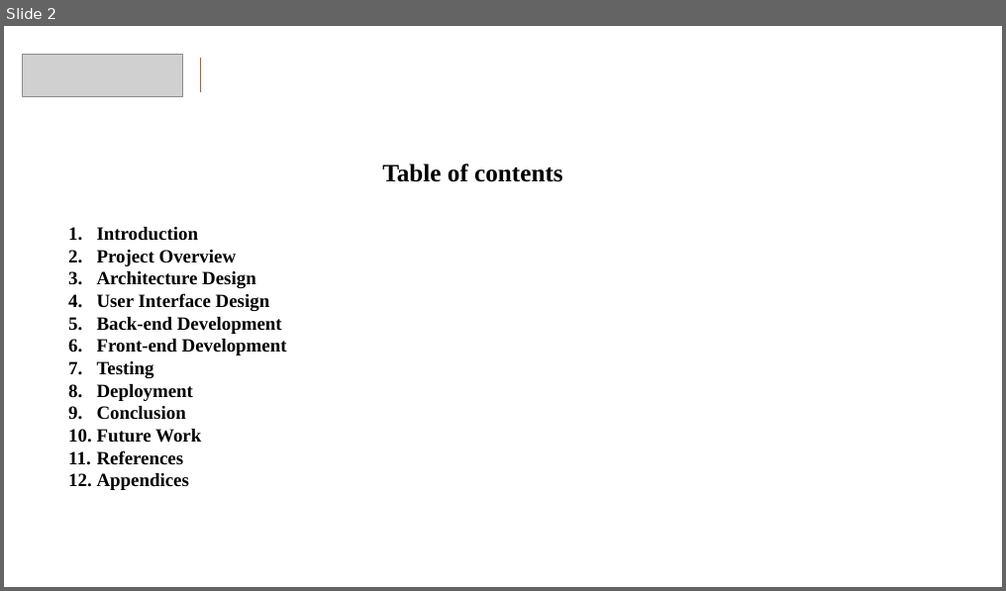
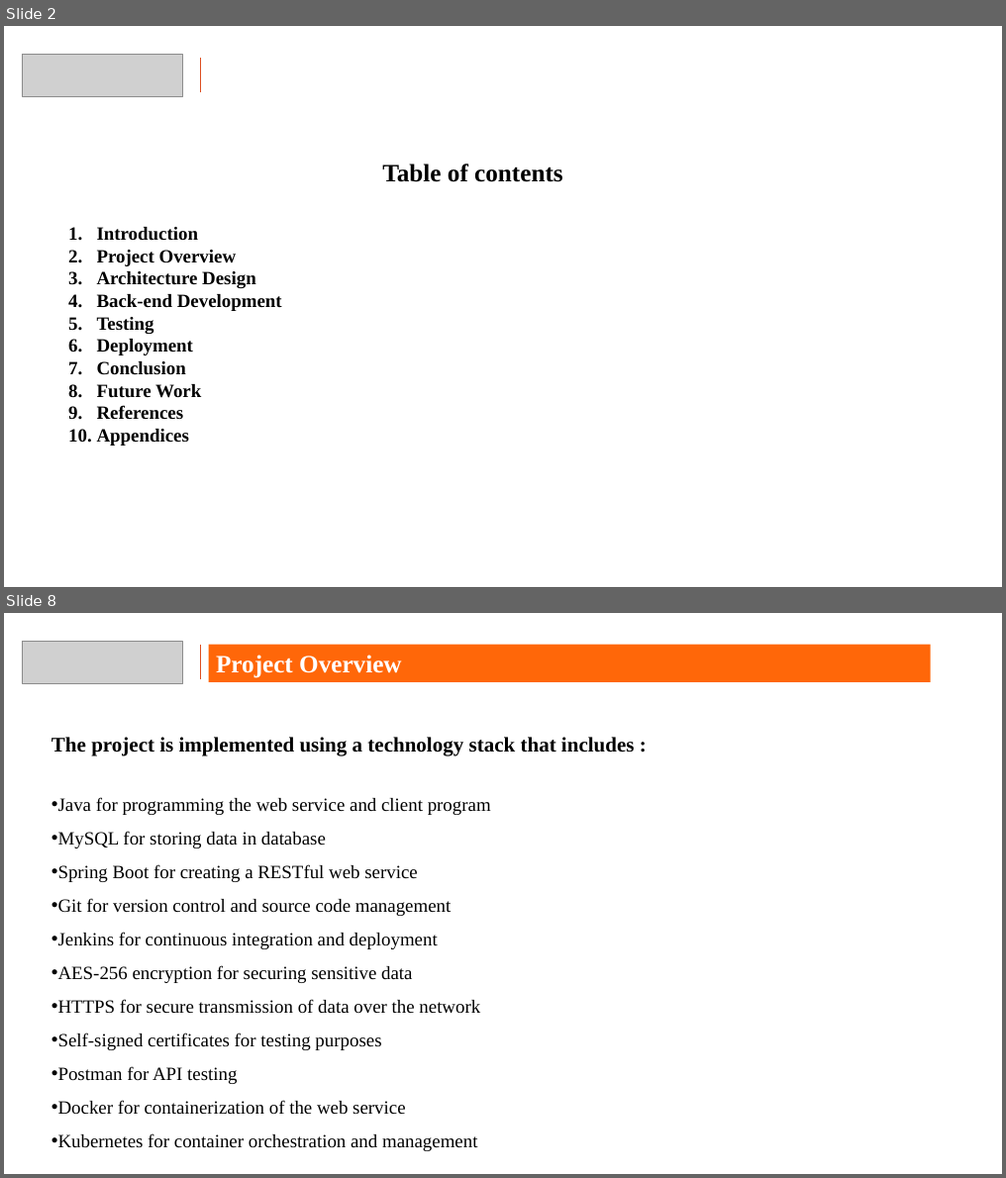
Before and after one commit to bharath210/HDFC_Capstone, a slide deck: Capstone Presentation Format Ver 1.0.pptx. Shown one above the other, each under a label of ours: slide 2 before the commit, slides 2 and 8 after it; the slides between them are not shown. The pictures are 1006x591 and 1006x1178 pixels, drawn with LibreOffice and Linux fonts; fonts in the diff are those of the drawing; grey boxes stand for pictures; background and template pictures are left out. Boxes give left, top, right and bottom in pixels: in the first picture for what was removed or moved away, otherwise in the second. Text is boxed around its words. In the diff, an @@ line names an element or a change of style, - is before the commit and + after.

Commit message:
added screenshots and ppt

```diff
--- a/Capstone Presentation Format Ver 1.0.pptx
+++ b/Capstone Presentation Format Ver 1.0.pptx
@@ slide 8 added at (4,613,1002,1174), background picture (left out) @@
@@ picture added at (22,641,183,683) @@
@@ line added from (201, 645) to (201, 679), #DD4F22 1 pt @@
@@ rectangle added at (208,645,930,682), fill #FF6709, 24 pt, text #FFFFFF, bold @@
+Project Overview
@@ text added at (52,737,635,1152), 18 pt, text #000000 @@
+The project is implemented using a technology stack that includes :
+• Java for programming the web service and client program
+• MySQL for storing data in database
+• Spring Boot for creating a RESTful web service
+• Git for version control and source code management
+• Jenkins for continuous integration and deployment
+• AES-256 encryption for securing sensitive data
+• HTTPS for secure transmission of data over the network
+• Self-signed certificates for testing purposes
+• Postman for API testing
+• Docker for containerization of the web service
+• Kubernetes for container orchestration and management
@@ slide 2 changed as well @@
@@ text at (97,293,270,311): paragraph removed @@
-4. User Interface Design
@@ text at (97,339,287,356): paragraph removed @@
-6. Front-end Development
```
Also in this commit, not shown: 7 other slides changed, 21 other slides added, 5 slides removed, 40 other files.
